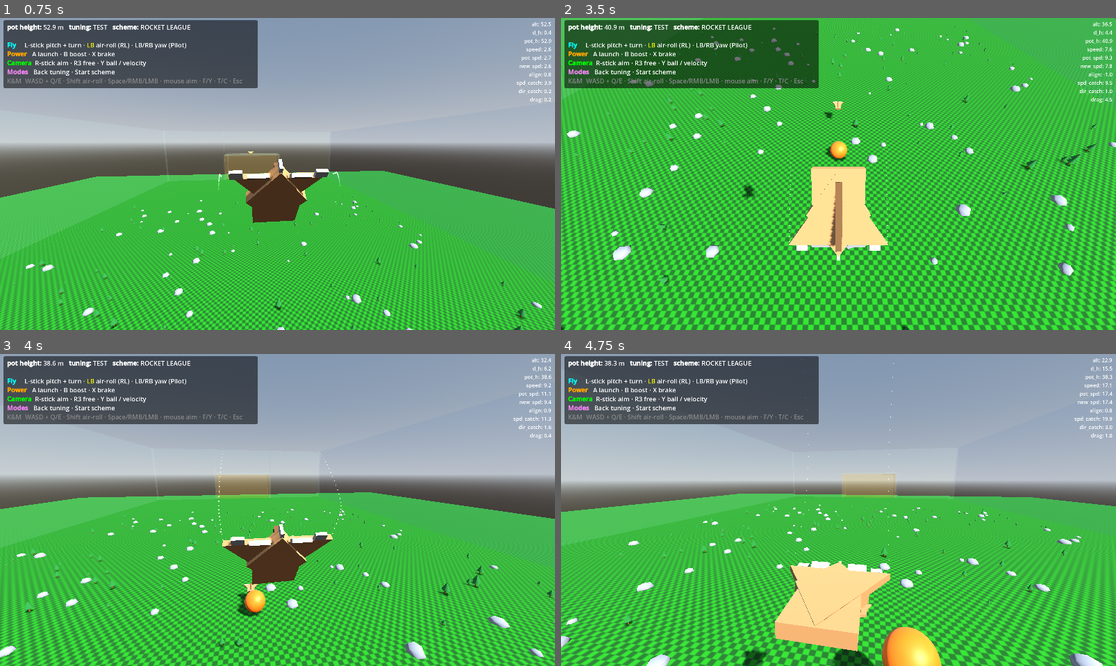
Above: before the commit, frames 1-4 (two rows, left to right).
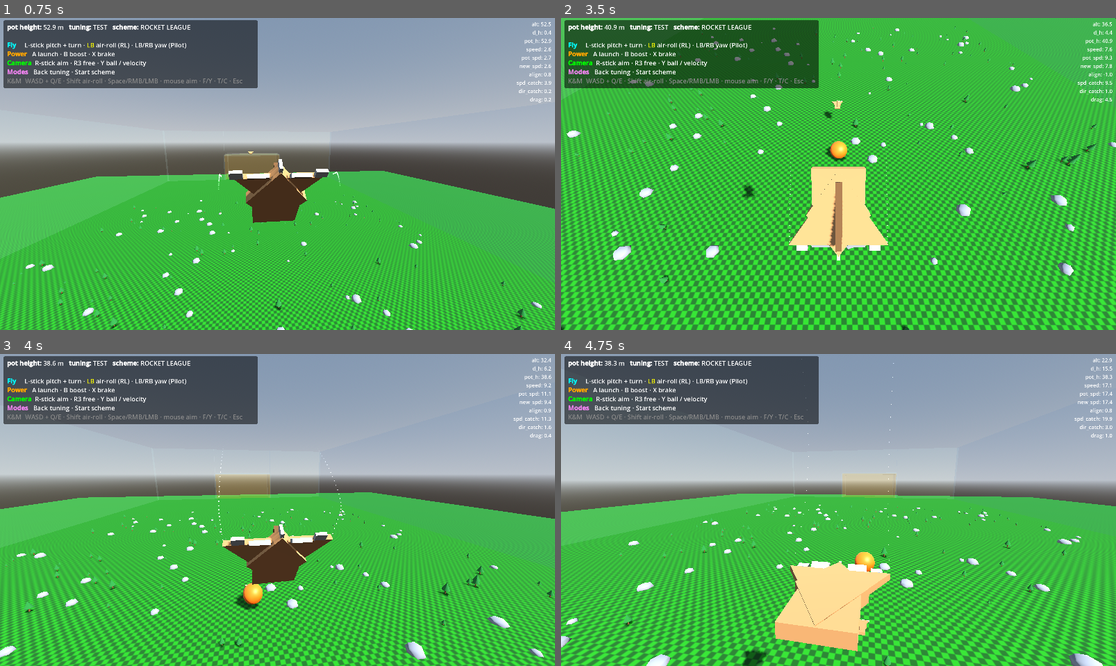
Above: after the commit, the same moments.

Repository: westonkelliher/glider
Game: Godot game, scene res://scenes/main.tscn
The game is run twice, just before and just after one commit, with the same random seed, the same clock (stepped at 60 frames per second) and the same inputs.
Inputs (mouse positions are in pixels of both pictures, inside the frame that each line leads up to):
- Up to frame 1 (0.75 s): tap Enter at 0.5 s; move the mouse to (305, 174) at 0.52 s; press the mouse at (305, 174) at 0.53 s; hold W (move_forward) from 0.53 s (still down)
- Up to frame 2 (3.5 s): keep holding W (move_forward); move the mouse to (810, 174) at 1.27 s; release the mouse at (810, 174) at 1.28 s; tap Shift (air_roll) at 1.35 s; move the mouse to (849, 167) at 2.02 s; hold Right mouse button (boost) 2.03-2.78 s; move the mouse to (832, 180) at 2.77 s; tap Y (cam_ball_toggle) at 2.85 s
- Up to frame 3 (4 s): keep holding W (move_forward); move the mouse to (316, 513) at 3.52 s; tap F (cam_free) at 3.6 s
- Up to frame 4 (4.75 s): keep holding W (move_forward); move the mouse to (794, 506) at 4.27 s; tap Space (launch) at 4.35 s

Frame 1 is identical in both runs. In frame 2, less than 0.1% of the frame differs, in the area x 47-51%, y 19-32%; in frame 3, 0.4%; in frame 4, 1.6%, in the area x 48-69%, y 63-100%.

Commit message:
Tournament results: handbrake wins; set as default game AI
468-match round-robin (each variant 72 games, 3 seeds, both sides). Ranking by
goal differential:
  1. handbrake +49   2. goalside +43   3. fsm +26   4. center +2 ...
  12. base -23 (baseline)   13. stallrec -31
Top 3 beat base with a statistically meaningful margin. handbrake (sharp
handbrake turns + brake-to-setup) set as main.tscn AIGlider default.

Co-Authored-By: Claude Opus 4.8 (1M context) <noreply@anthropic.com>

Diff:
--- a/scenes/main.tscn
+++ b/scenes/main.tscn
@@ -41,6 +41,7 @@
 [node name="AIGlider" parent="." instance=ExtResource("2_0wfyh")]
 transform = Transform3D(-2.5, 0, 0, 0, 2.5, 0, 0, 0, -2.5, 0, 50, -60)
 is_ai = true
+ai_variant = "handbrake"
 
 [node name="Ball" parent="." unique_id=1901848942 instance=ExtResource("4_ball")]
 transform = Transform3D(1.35, 0, 0, 0, 1.35, 0, 0, 0, 1.35, 3, 2, 40)
Not shown, added: tests/REPORT.md
